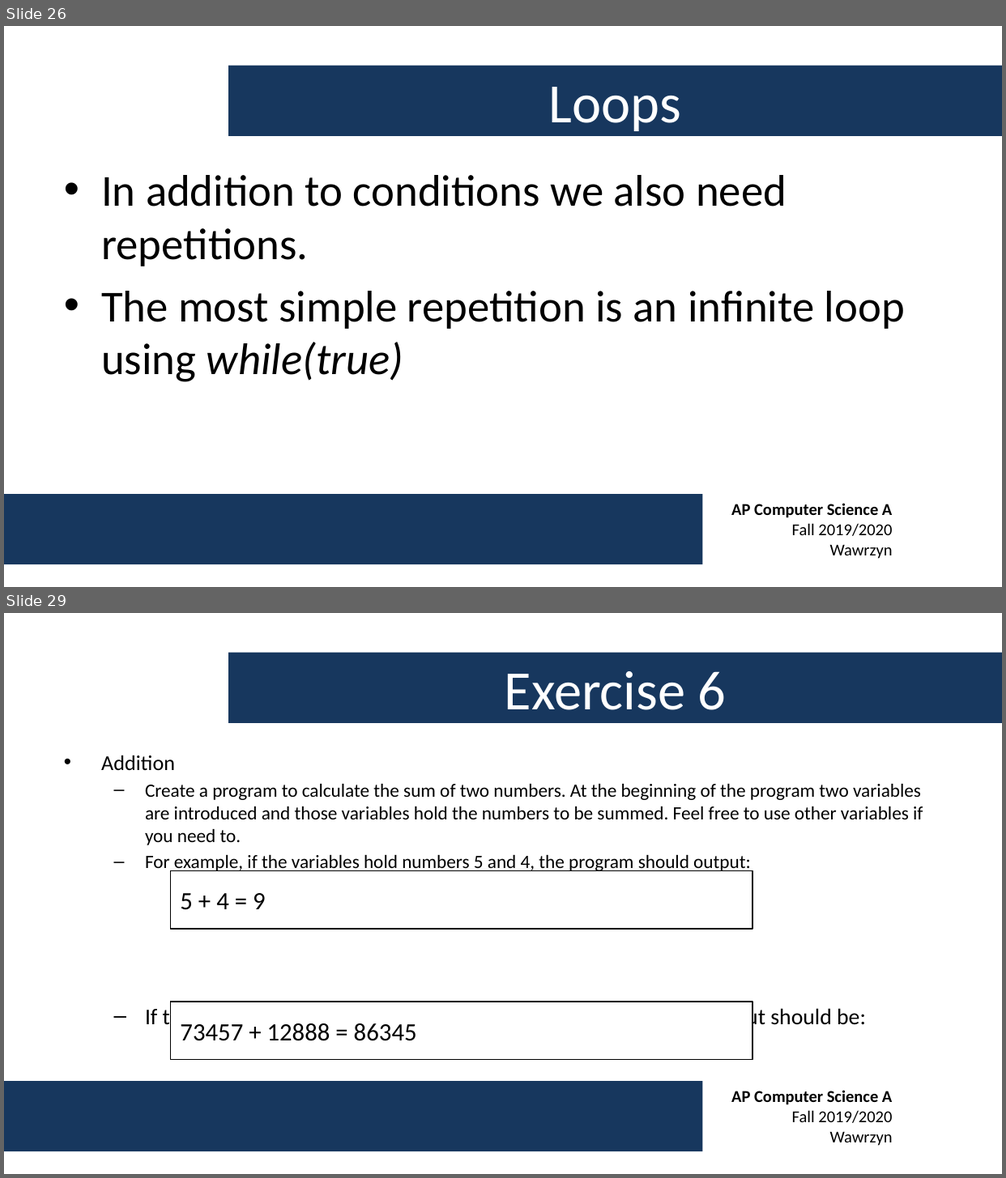
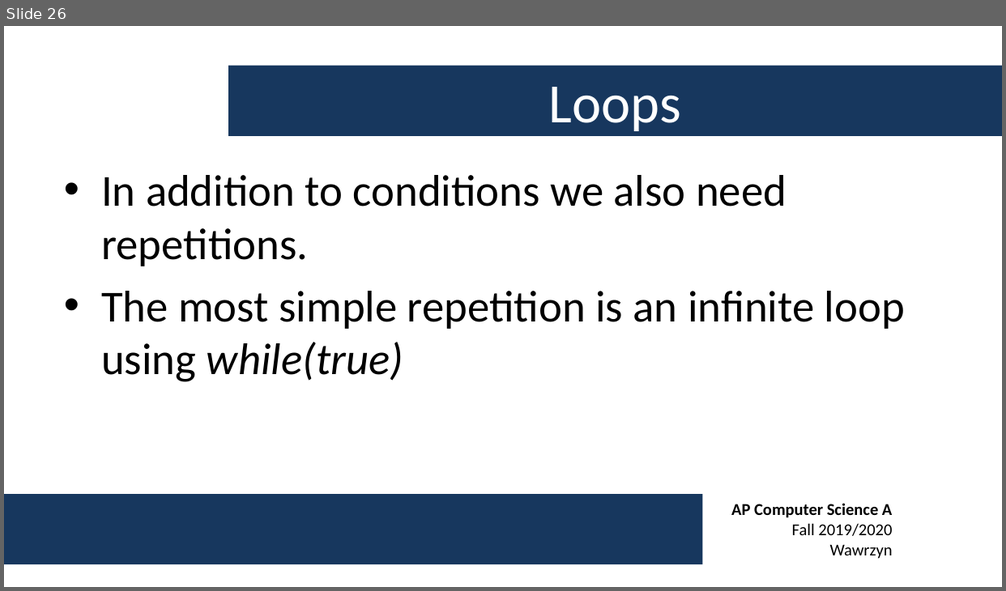
Before and after one commit to swawrzyn/shtcs-ap-cs-fall-2019, a slide deck: Week 1/AP CS A - Week 1 Lecture.pptx. Shown one above the other, each under a label of ours: slides 26 and 29 before the commit, slide 26 after it; the slides between them are not shown. The pictures are 1006x1178 and 1006x591 pixels, drawn with LibreOffice and Linux fonts; fonts in the diff are those of the drawing; background and template pictures are left out. Boxes give left, top, right and bottom in pixels: in the first picture for what was removed or moved away, otherwise in the second. Text is boxed around its words. In the diff, an @@ line names an element or a change of style, - is before the commit and + after.

```diff
--- a/Week 1/AP CS A - Week 1 Lecture.pptx
+++ b/Week 1/AP CS A - Week 1 Lecture.pptx
@@ slide 29 removed at box(4, 613, 1002, 1174), background #FFFFFF; not listed: 2 template elements that a slide beside it also shows @@
@@ title removed at box(228, 653, 1002, 724) @@
-Exercise 6
@@ text removed at box(101, 755, 923, 1030) @@
-• Addition
-  – Create a program to calculate the sum of two numbers. At the beginning of the program two variables are introduced and those variables hold the numbers to be summed. Feel free to use other variables if you need to.
-  – For example, if the variables hold numbers 5 and 4, the program should output:
-  – If the variables hold numbers 73457 and 12888, the program output should be:
@@ rectangle removed at box(171, 871, 752, 928) @@
-5 + 4 = 9
@@ rectangle removed at box(171, 1002, 752, 1060) @@
-73457 + 12888 = 86345
```
Also in this commit, not shown: 1 slide changed, 11 slides added, 5 other slides removed, 1 other file.
